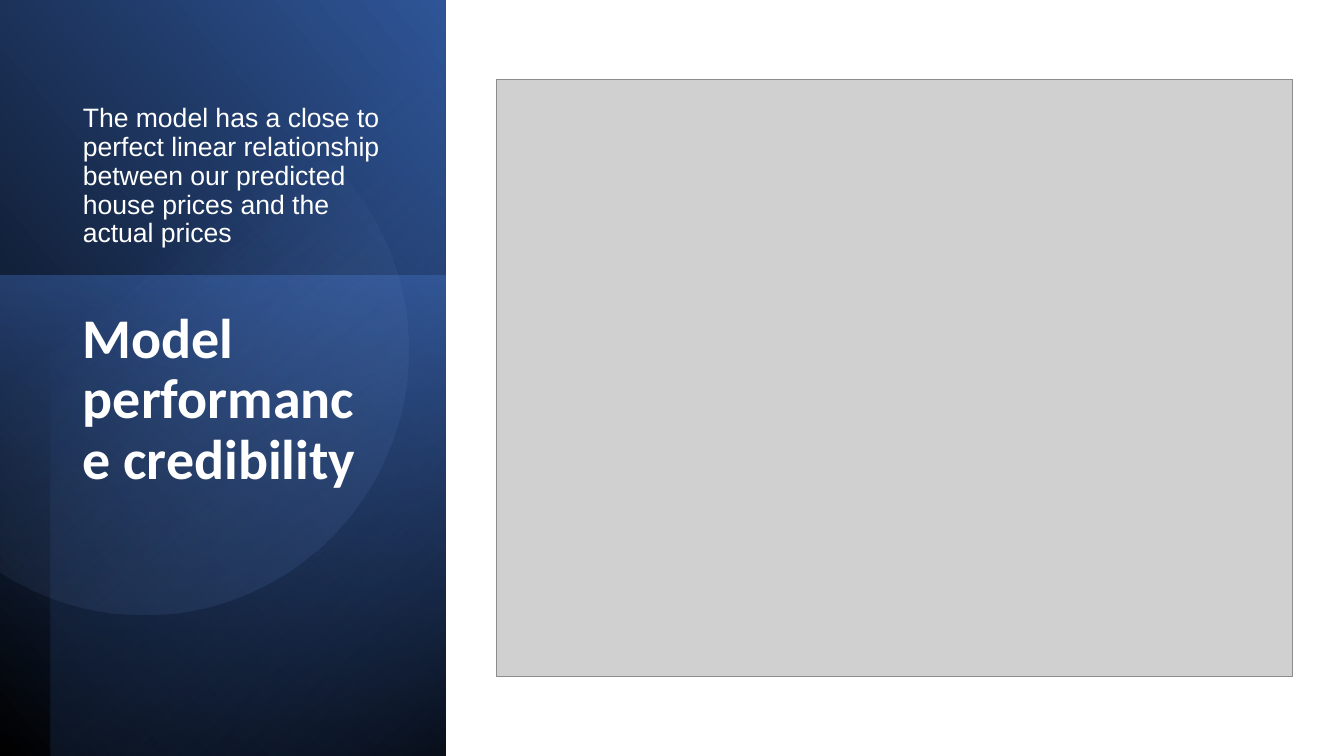
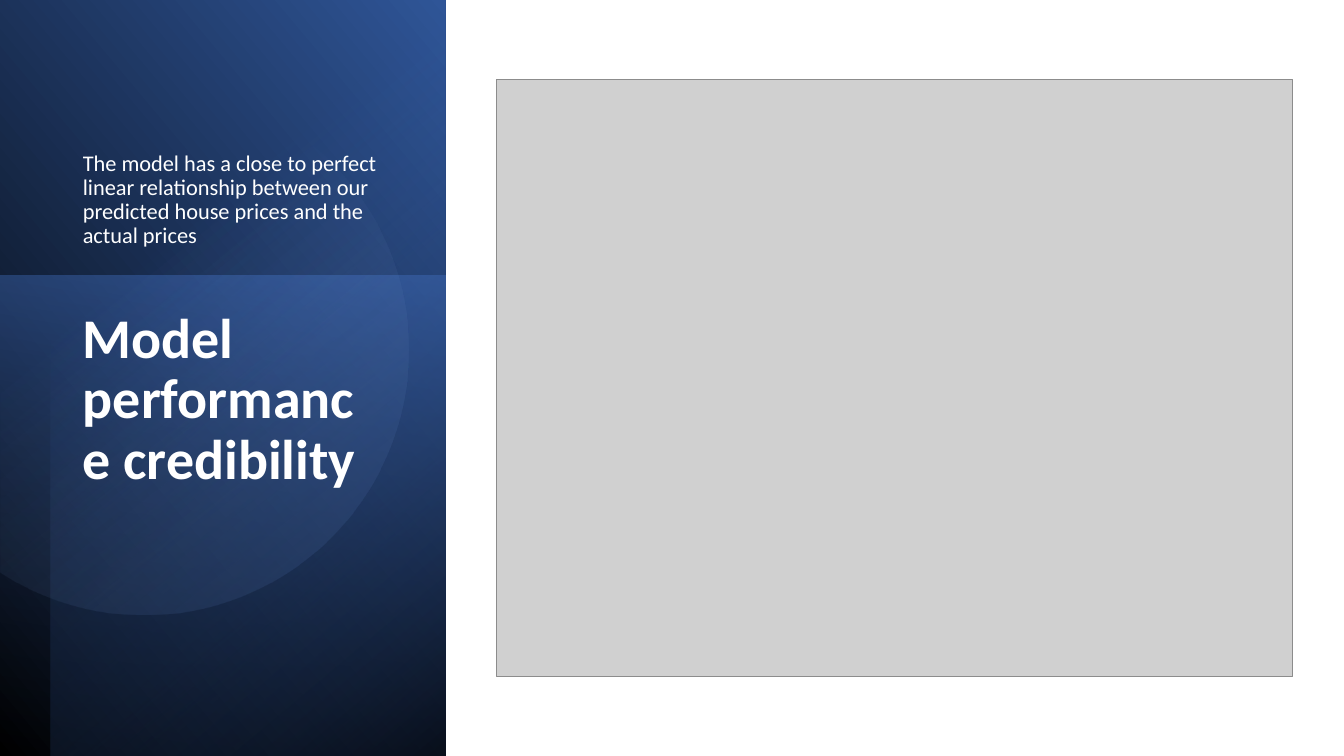
Before and after one commit to penina26/dsc-phase-2-project, a slide deck: slide 7 of Analysis of House Sales.pptx. Drawn at 1344x756 pixels with LibreOffice and Linux fonts; fonts in the diff are those of the drawing; grey boxes stand for pictures. Boxes give left, top, right and bottom in pixels: in the first picture for what was removed or moved away, otherwise in the second. Text is boxed around its words. In the diff, an @@ line names an element or a change of style, - is before the commit and + after.

Commit message:
presentation font change

```diff
--- a/Analysis of House Sales.pptx
+++ b/Analysis of House Sales.pptx
@@ subtitle "The model has a close ..." at (83, 155, 376, 247): size 19 to 16 pt, font Arial to Calibri @@
```
Also in this commit, not shown: 7 other slides changed, 2 other files.
